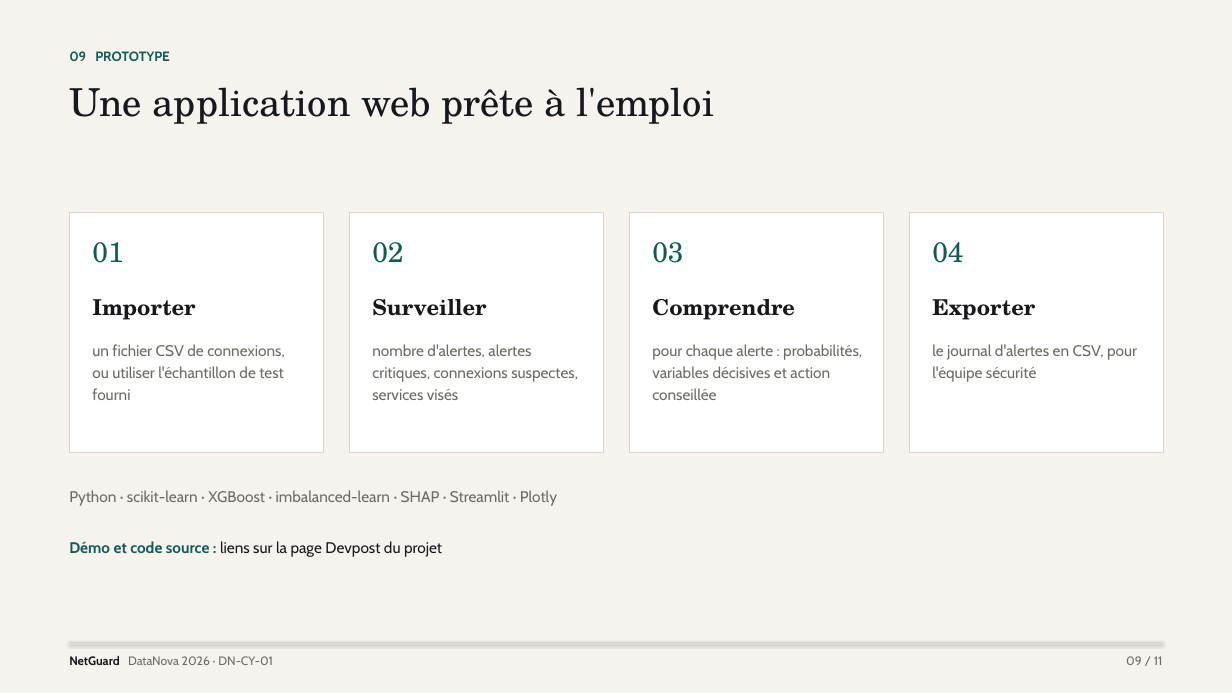
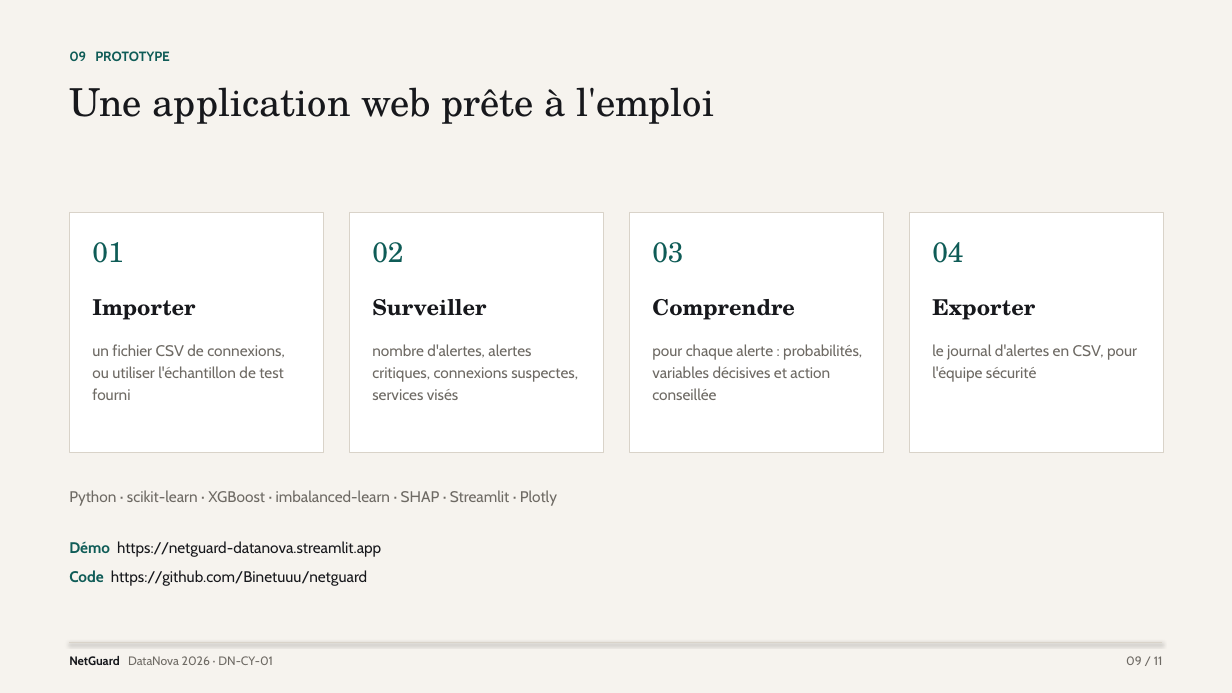
Before and after one commit to Binetuuu/netguard, a slide deck: slide 9 of NetGuard_DataNova2026.pptx. Drawn at 1232x693 pixels with LibreOffice and Linux fonts; fonts in the diff are those of the drawing. Boxes give left, top, right and bottom in pixels: in the first picture for what was removed or moved away, otherwise in the second. Text is boxed around its words. In the diff, an @@ line names an element or a change of style, - is before the commit and + after.

```diff
--- a/NetGuard_DataNova2026.pptx
+++ b/NetGuard_DataNova2026.pptx
@@ text at (69, 541, 381, 586): text changed @@
-Démo et code source : liens sur la page Devpost du projet
+Démo https://netguard-datanova.streamlit.app
+Code https://github.com/Binetuuu/netguard
```
Also in this commit, not shown: 1 other slide changed, 5 other files.
